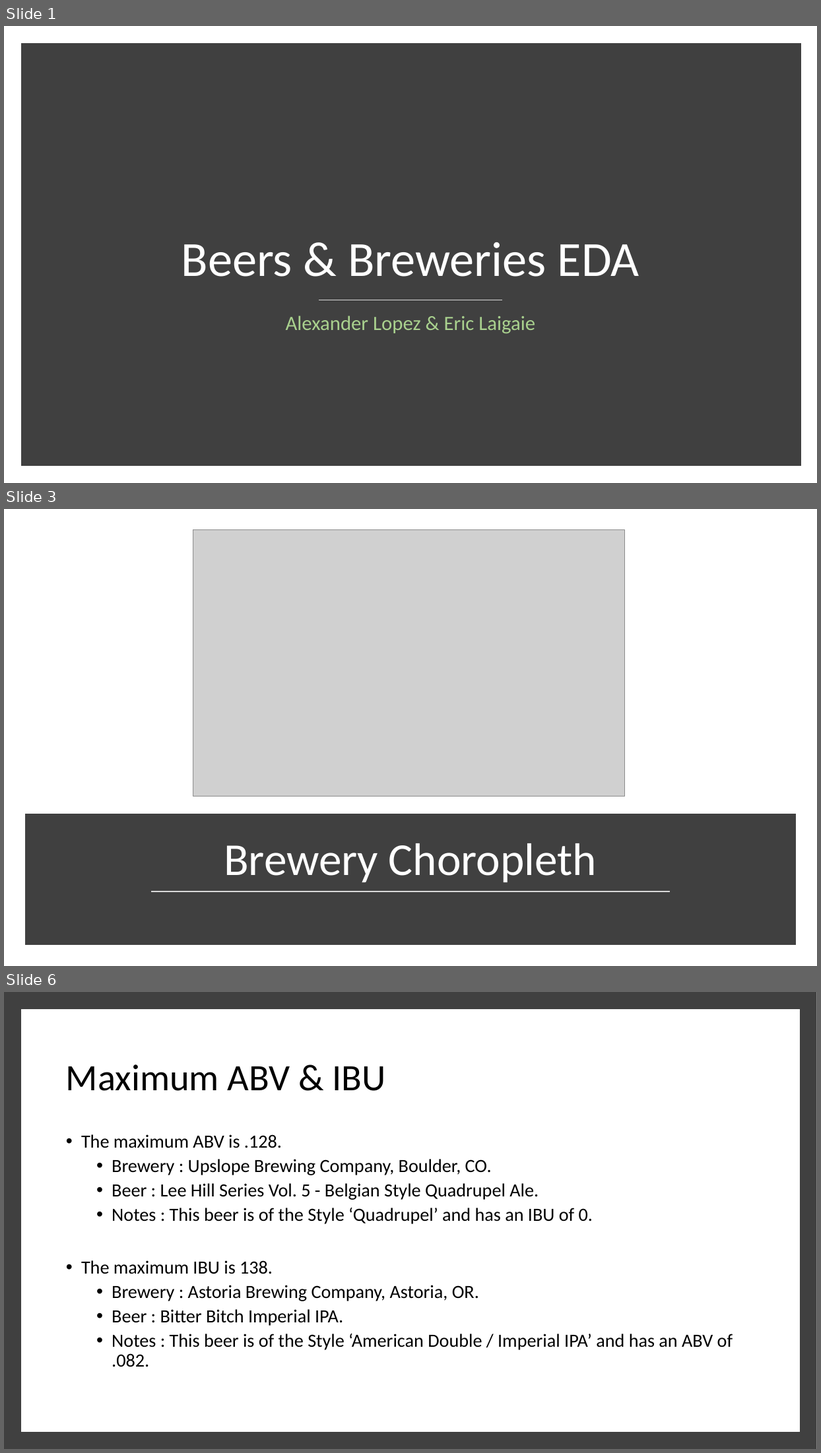
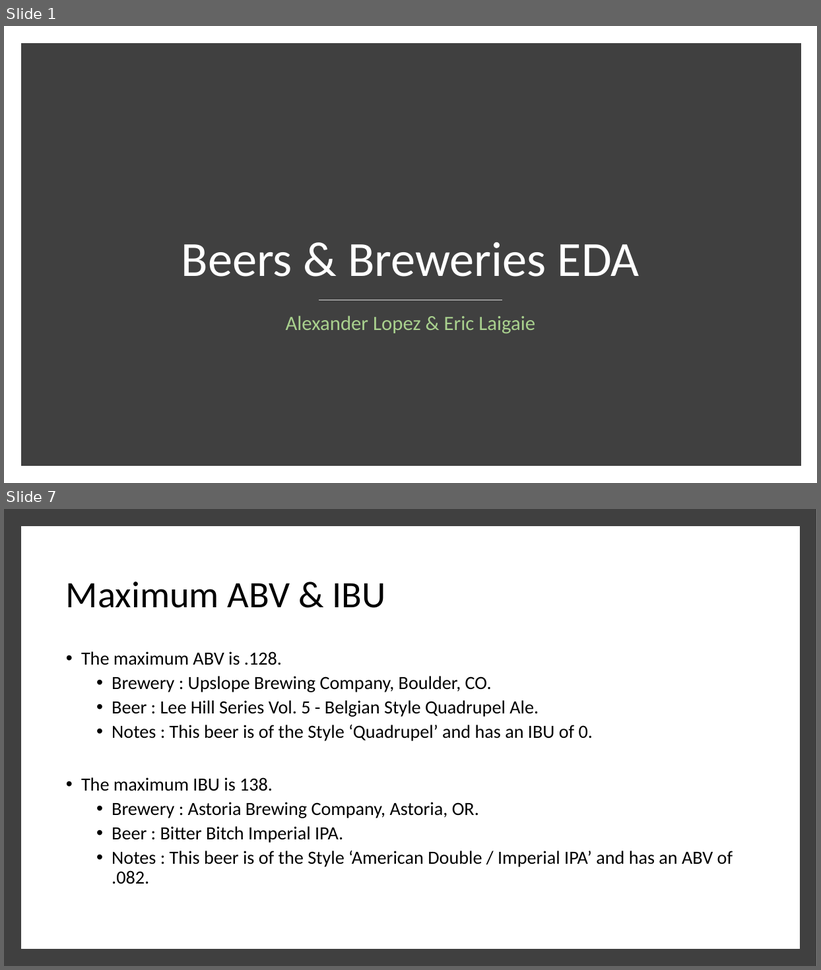
Before and after one commit to ericlaigaie/Case-Study-01, a slide deck: EDA_Presentation.pptx. Shown one above the other, each under a label of ours: slides 1, 3 and 6 before the commit, slides 1 and 7 after it; the slides between them are not shown. The pictures are 821x1453 and 821x970 pixels, drawn with LibreOffice and Linux fonts; fonts in the diff are those of the drawing; grey boxes stand for pictures. Boxes give left, top, right and bottom in pixels: in the first picture for what was removed or moved away, otherwise in the second. Text is boxed around its words. In the diff, an @@ line names an element or a change of style, - is before the commit and + after.

```diff
--- a/EDA_Presentation.pptx
+++ b/EDA_Presentation.pptx
@@ slide 3 removed at (4, 509, 817, 966), background #FFFFFF @@
@@ picture removed at (193, 529, 625, 796) @@
@@ rectangle removed at (29, 819, 792, 941) @@
@@ title removed at (224, 844, 597, 883) @@
-Brewery Choropleth
@@ line removed from (152, 892) to (670, 892) @@
@@ what was slide 6 is now slide 7 @@
```
Also in this commit, not shown: 3 slides changed, 2 slides added.
